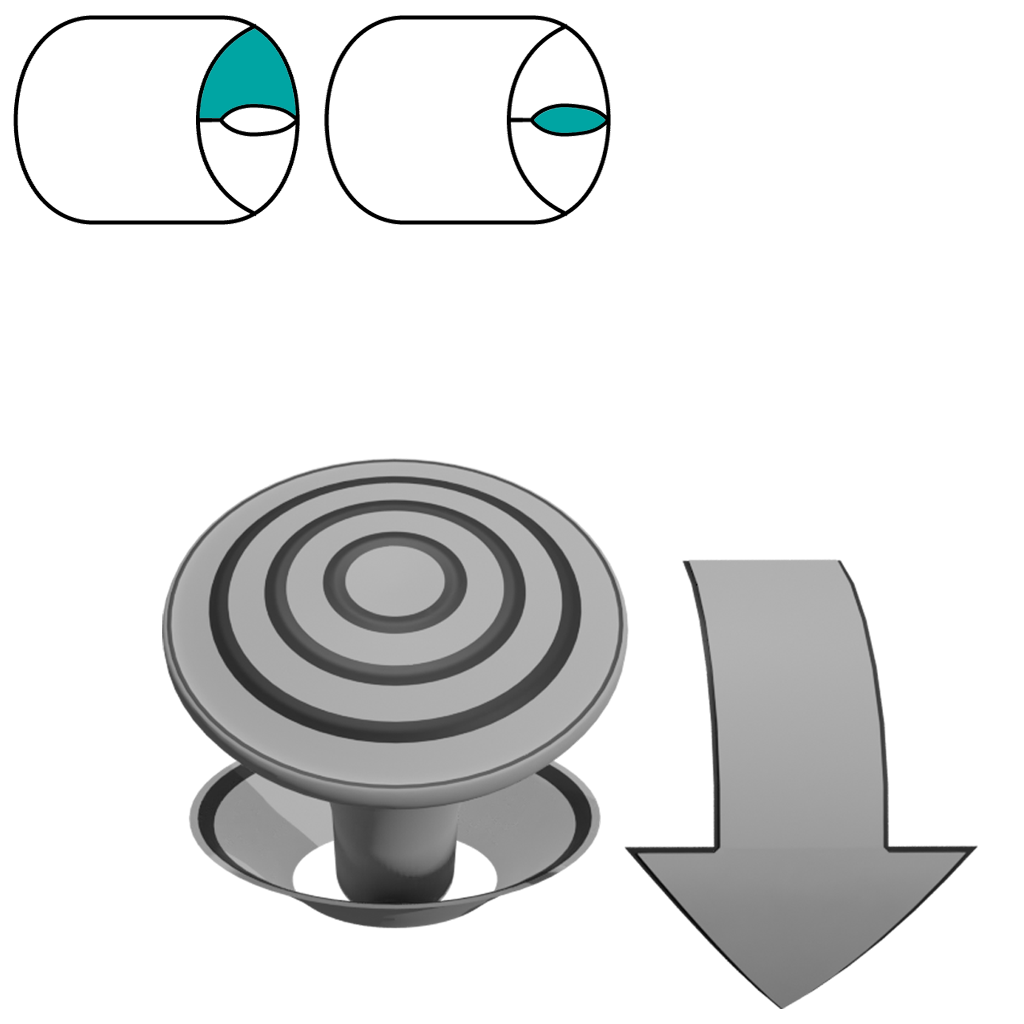
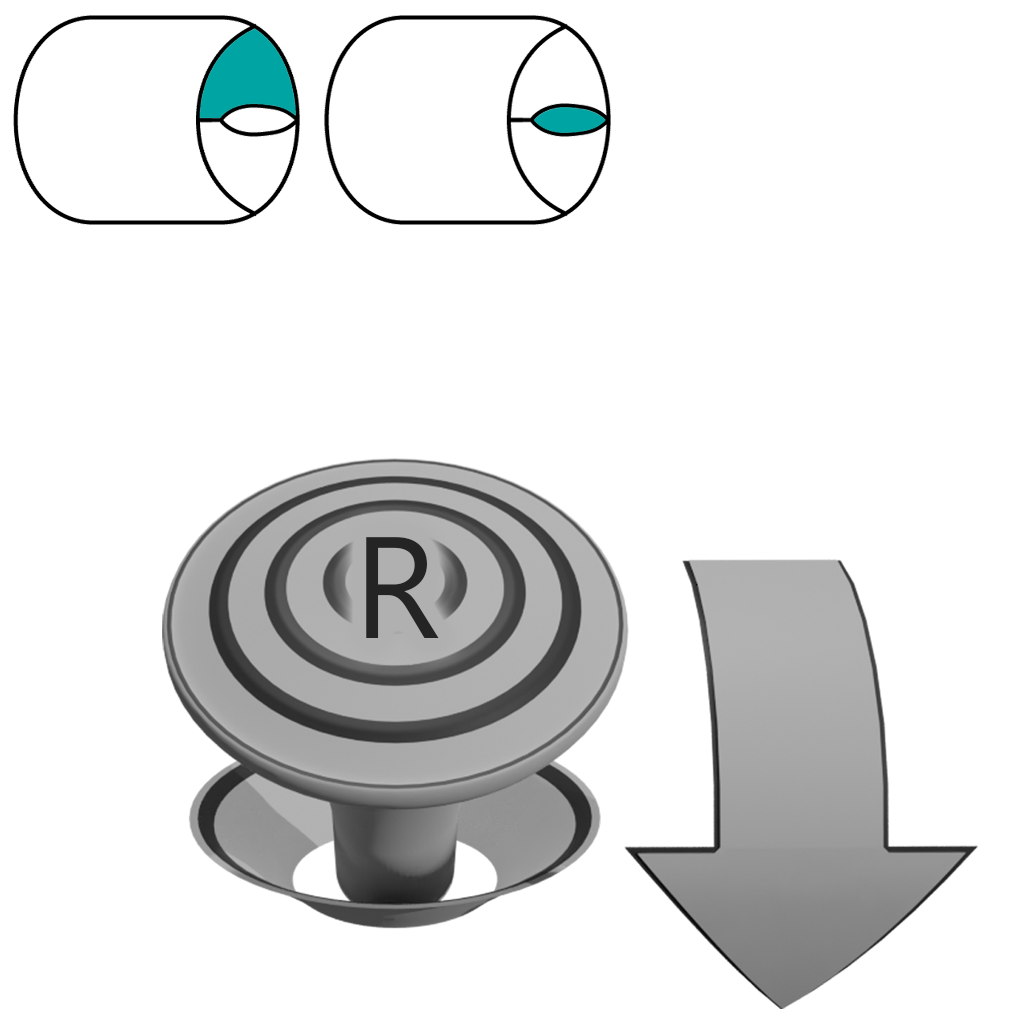
Two versions of the same layered image (1024 x 1024). Layer-by-layer changes:
added layer "R" above "Layer 1" over [left=366, top=537, right=439, bottom=638]
